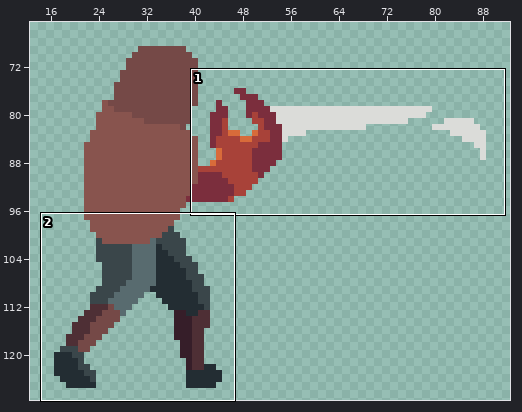
A pixel-art file gets an edit: Personal_Roberto/ASEPRITE/1. Liora/Liora_Cangrejo.aseprite. Above: a wide view before the commit, with the close-up outlined.
Close-up. Before the commit:
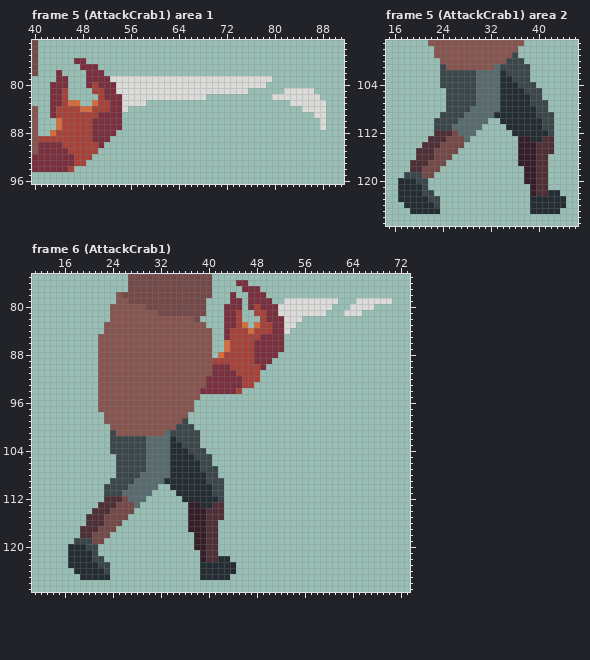
128x128 pixels, 41 frames. Shown: frame 5 (AttackCrab1) area 1: x 40..91, y 73..96; frame 5 (AttackCrab1) area 2: x 15..46, y 97..127; frame 6 (AttackCrab1): x 11..73, y 75..127. The wide view leaves out empty margins. The commit also changed other frames or places, which this record leaves out.
And afterwards:
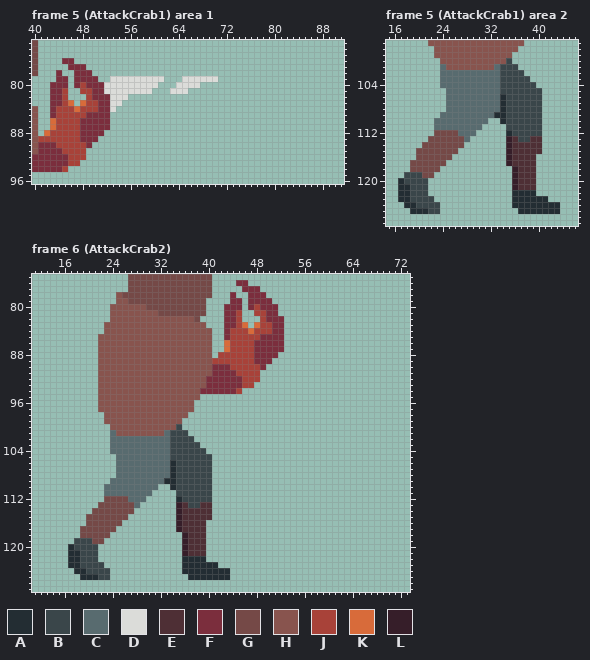
Palette (. is transparent): A #232d33  B #3a464a  C #586b6f  D #dbdcd9  E #4e2f35  F #7b2e3d  G #754947  H #88544e  J #a84239  K #d86b3a  L #361e29
The exact change:
Changed rows in their new state; - is an unchanged pixel.
Frame 5 (AttackCrab1) area 1, layers "Layer 1", "Flattened":
first column x 42:
76 ---FF..----------------------------------------
77 ----FF-..--------------------------------------
78 -----FF-..-------------------------------------
79 -----FF--..---------...------.........---------
80 -----FJ-F-DD-------...----...........----------
81 ------JJFFDD------...---..........------.....--
82 -------JFF-DD-.............-----------........-
83 -----.KJJFFDD....------------------------......
84 -----KJJ-FFD..-----------------------------....
85 -------FF--..--------------------------------..
86 -KJ---FF---..---------------------------------.
87 -KJ---FF---..---------------------------------.
88 KJ----FF--..-----------------------------------
89 ------FF-..------------------------------------
90 --J----F..-------------------------------------
91 ---J---..--------------------------------------
92 ----J--.---------------------------------------
93 ----J-.----------------------------------------
94 ---J.------------------------------------------
Frame 5 (AttackCrab1) area 2, layer "Capa":
first column x 18:
 99 ------------------.--------
100 ------------------..-------
101 ------C------------..------
102 ------CCCCCC----B---.------
103 ------CCCCCC----BB---------
104 ------CCCCCC----BBB--------
105 -------CCCCC----BBBB-------
106 -------CCCCC-----BBBB------
107 -------CCCCC-----BBBB--.---
108 -------CCCC------BBBBB-.---
109 ------CCCC-------BBBBB-..--
110 -----CCCC--------BBBBBB..--
111 -----CCC---------BBBBBB..--
112 -----GGG---------ABBBBB..--
113 ----GGG----------LEBBEE..--
114 ---GGG-----------LEEEE-..--
115 --GGG------------LEEEE-..--
116 --GGG------------LEEEE..---
117 -GGG-------------LEEEE..---
118 -GG---------------LEEE..---
119 ------------------LEEE..---
120 BB----------------LEEE..---
121 -BB---------------LEEE..---
122 -BB-.-------------AAAA....-
123 -BBB-.------------AAA---...
124 --BBB-------------AAA-----.
125 ----BB-------------AA------
Frame 6 (AttackCrab2), layers "Layer 1", "Capa", "Flattened":
first column x 52:
 79 -.........---......
 80 .........---....---
 81 ........---...-----
 82 -...---------------
 83 -..----------------
 84 -.-----------------
first column x 42:
 88 J
first column x 18:
 99 ------------------.--------
100 ------------------..-------
101 ------C------------..------
102 ------CCCCCC----B---.------
103 ------CCCCCC----BB---------
104 ------CCCCCC----BBB--------
105 -------CCCCC----BBBB-------
106 -------CCCCC-----BBBB------
107 -------CCCCC-----BBBB--.---
108 -------CCCC------BBBBB-.---
109 ------CCCC-------BBBBB-..--
110 -----CCCC--------BBBBBB..--
111 -----CCC---------BBBBBB..--
112 -----GGG---------ABBBBB..--
113 ----GGG----------LEBBEE..--
114 ---GGG-----------LEEEE-..--
115 --GGG------------LEEEE-..--
116 --GGG------------LEEEE..---
117 -GGG-------------LEEEE..---
118 -GG---------------LEEE..---
119 ------------------LEEE..---
120 BB----------------LEEE..---
121 -BB---------------LEEE..---
122 -BB-.-------------AAAA....-
123 -BBB-.------------AAA---...
124 --BBB-------------AAA-----.
125 ----BB-------------AA------
Boxes around the changes in both close-ups, in picture pixels (x1, y1, x2, y2):
changed: (44, 58, 326, 172)
changed: (500, 52, 566, 214)
changed: (404, 64, 476, 214)
erased: (278, 298, 392, 334)
changed: (218, 352, 224, 358)
changed: (74, 418, 236, 580)
